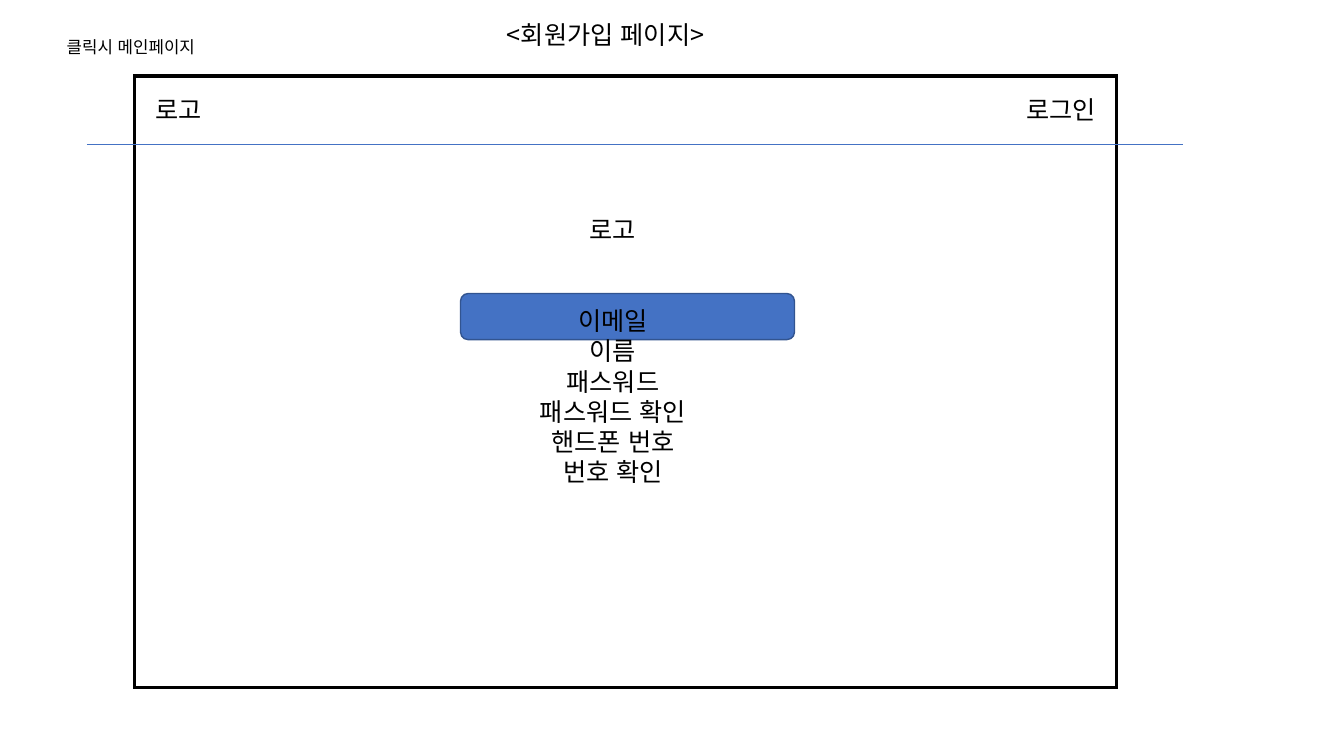
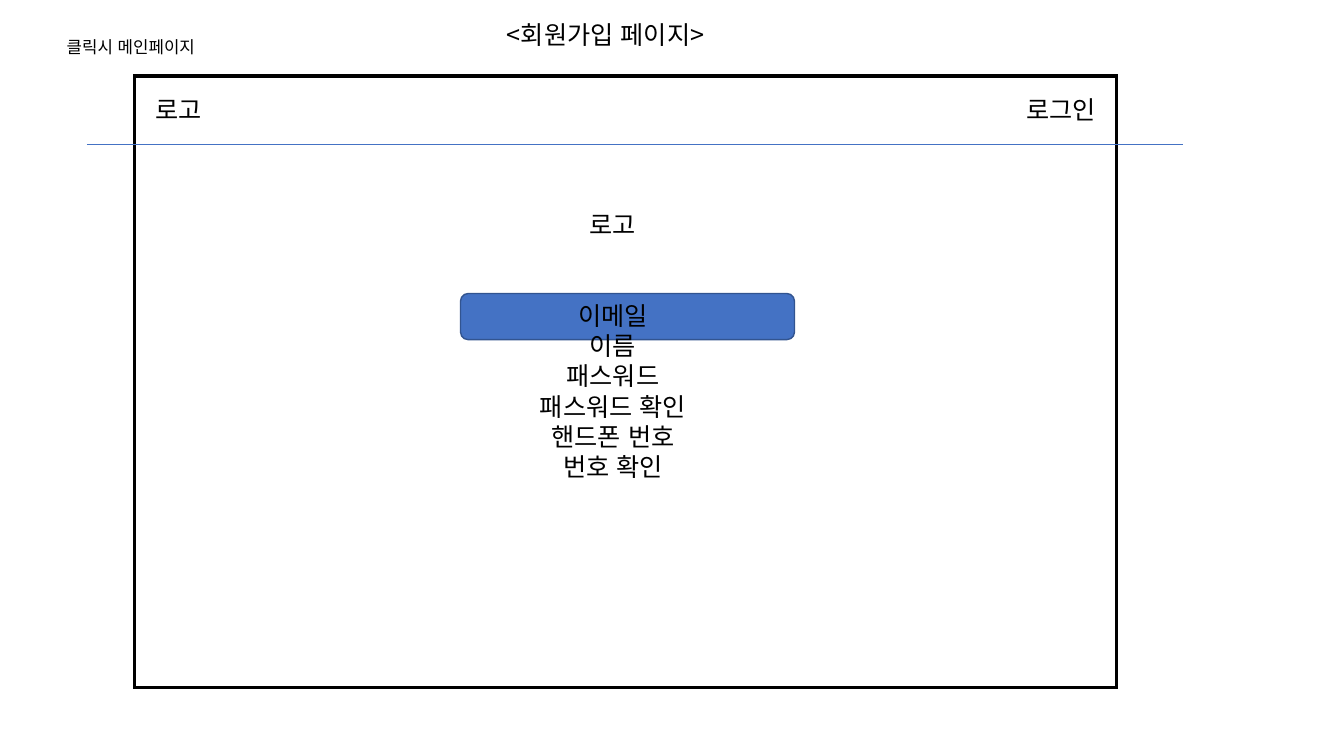
Before and after one commit to supersfel/ArbeitDiary, a slide deck: slide 2 of 화면.pptx. Drawn at 1344x756 pixels with LibreOffice and Linux fonts; fonts in the diff are those of the drawing. Boxes give left, top, right and bottom in pixels: in the first picture for what was removed or moved away, otherwise in the second. Text is boxed around its words. In the diff, an @@ line names an element or a change of style, - is before the commit and + after.

```diff
--- a/화면.pptx
+++ b/화면.pptx
@@ text "로고": place and size @@
-text "로고" at [540, 220, 686, 483]
+text "로고" at [540, 215, 686, 478]
```
Also in this commit, not shown: 7 other files.
